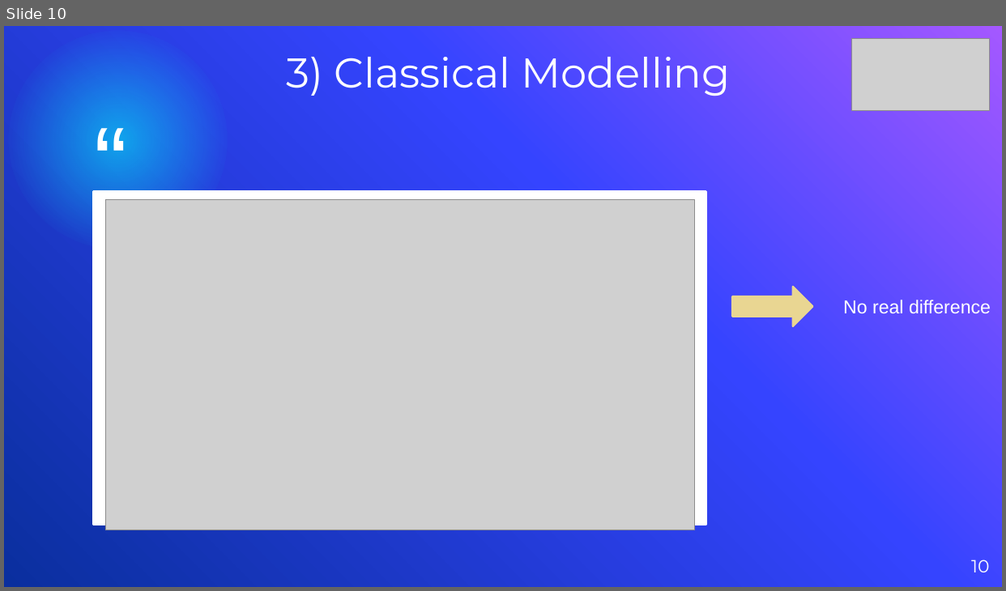
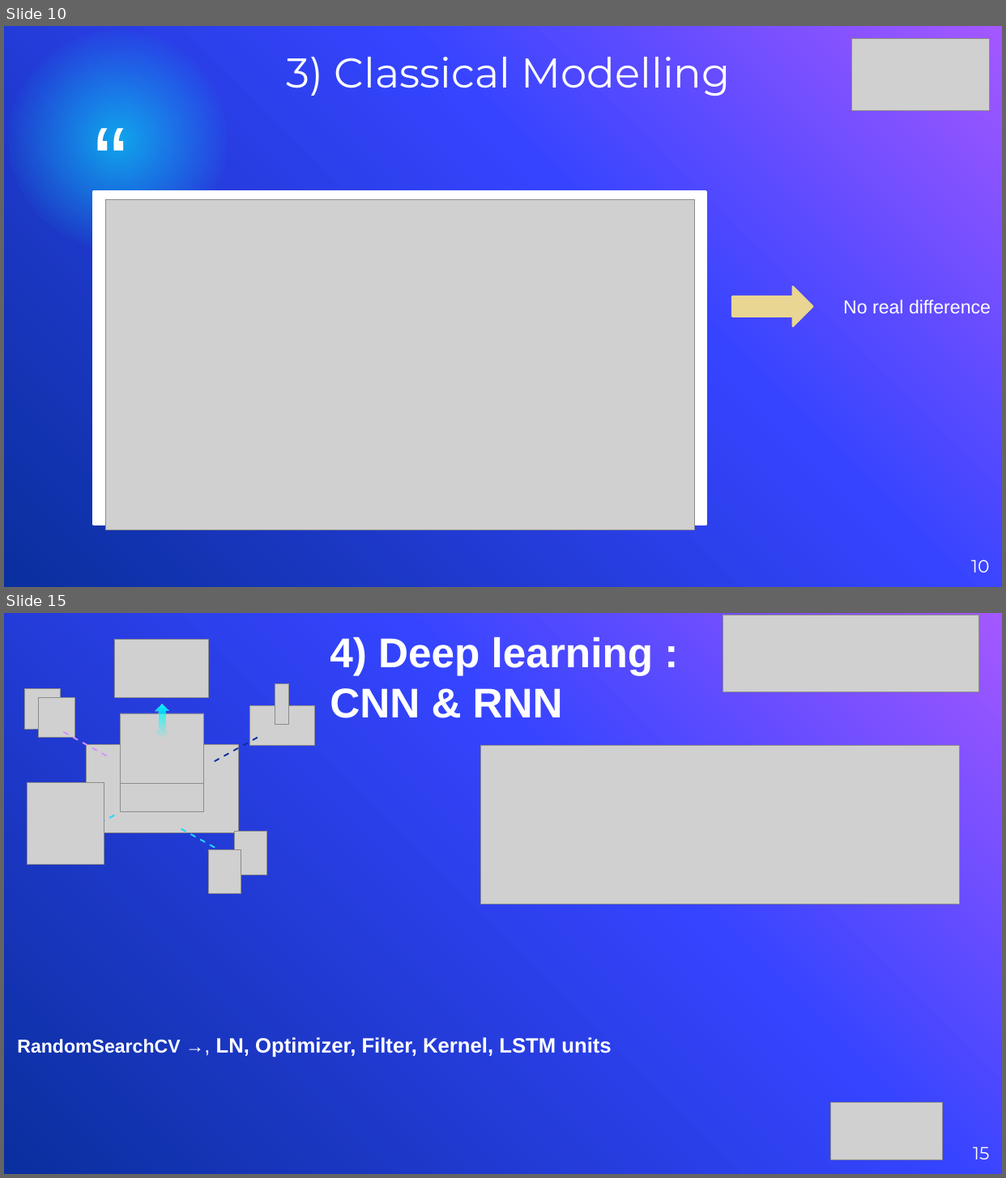
Before and after one commit to TanguyColleville/Trading_Bot_BTC, a slide deck: Soutenance Finale Grp 2.07.pptx. Shown one above the other, each under a label of ours: slide 10 before the commit, slides 10 and 15 after it; the slides between them are not shown. The pictures are 1006x591 and 1006x1178 pixels, drawn with LibreOffice and Linux fonts; fonts in the diff are those of the drawing; grey boxes stand for pictures; background and template pictures are left out. Boxes give left, top, right and bottom in pixels: in the first picture for what was removed or moved away, otherwise in the second. Text is boxed around its words. In the diff, an @@ line names an element or a change of style, - is before the commit and + after.

```diff
--- a/Soutenance Finale Grp 2.07.pptx
+++ b/Soutenance Finale Grp 2.07.pptx
@@ slide 15 added at (4, 613, 1002, 1174), background gradient #A458FF to #3544FF to #0A2F9E @@
@@ picture added at (722, 615, 979, 692) @@
@@ text added at (330, 637, 653, 718), 40 pt, text #FFFFFF, bold @@
+4) Deep learning :
+CNN & RNN
@@ group added at (24, 639, 315, 894): 11 pictures, 4 lines, 1 up down arrow @@
@@ picture added at (481, 746, 960, 904) @@
@@ text added at (17, 1037, 611, 1058), 20 pt, text #FFFFFF, bold @@
+RandomSearchCV →, LN, Optimizer, Filter, Kernel, LSTM units
@@ picture added at (830, 1102, 942, 1161) @@
@@ page number added at (973, 1147, 989, 1160), 17 pt, text #FFFFFF @@
+15
```
Also in this commit, not shown: 4 slides changed, 3 other slides added, 1 other file.
